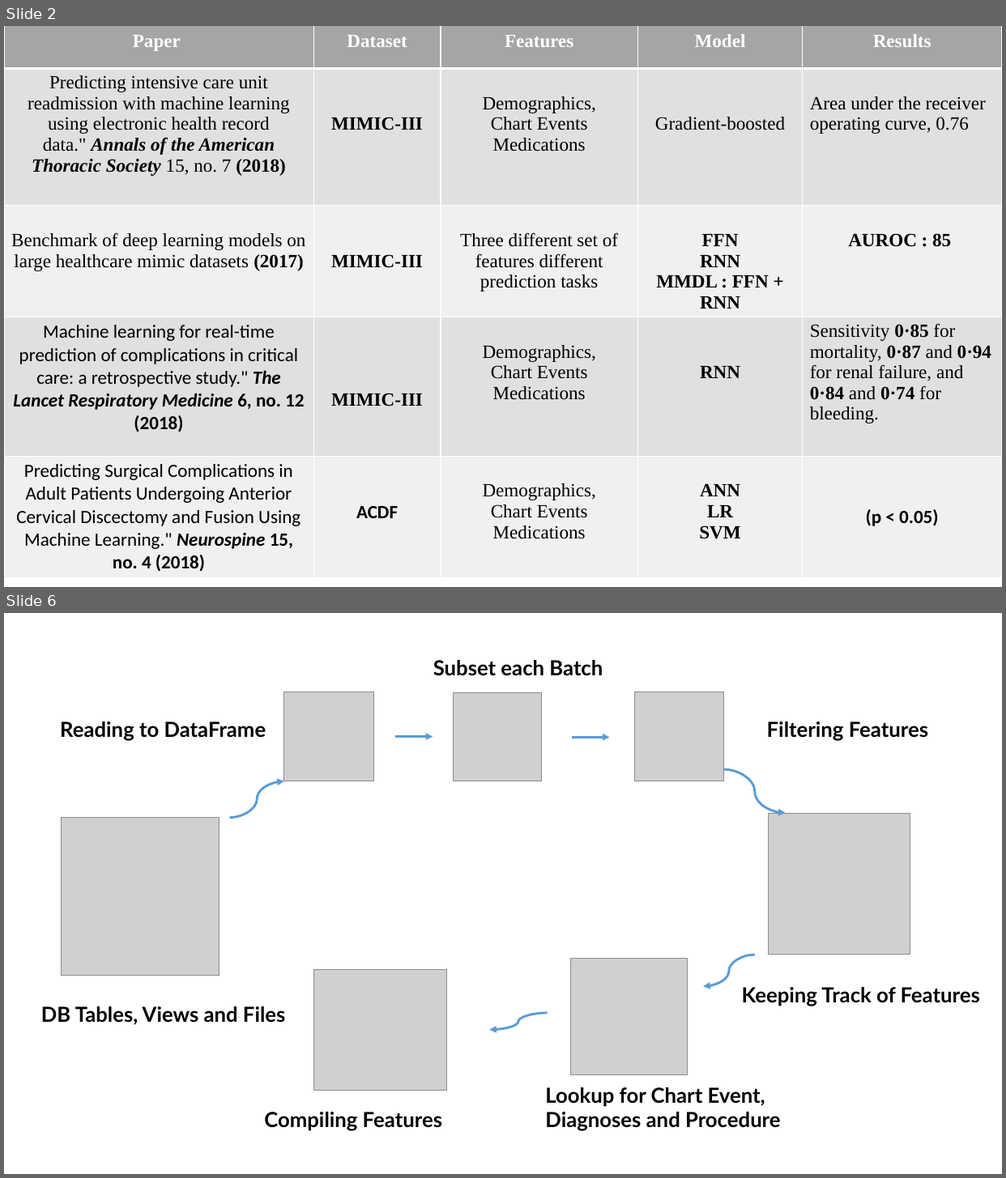
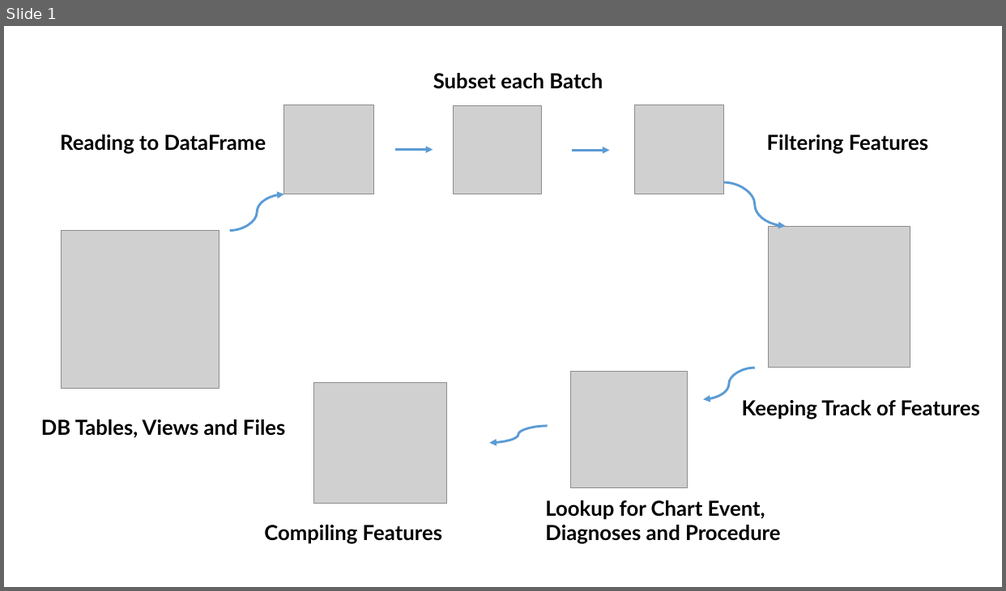
Before and after one commit to fmqbl/Predicting-Post-Procedural-Complications-Using-MIMICIII, a slide deck: Presentation.pptx. Shown one above the other, each under a label of ours: slides 2 and 6 before the commit, slide 1 after it; the slides between them are not shown. The pictures are 1006x1178 and 1006x591 pixels, drawn with LibreOffice and Linux fonts; fonts in the diff are those of the drawing; grey boxes stand for pictures. Boxes give left, top, right and bottom in pixels: in the first picture for what was removed or moved away, otherwise in the second. Text is boxed around its words. In the diff, an @@ line names an element or a change of style, - is before the commit and + after.

```diff
--- a/Presentation.pptx
+++ b/Presentation.pptx
@@ slide 2 removed at bbox=[4, 26, 1002, 587], background #FFFFFF @@
@@ table removed at bbox=[4, 26, 1002, 584], 5 rows, 5 columns @@
-Paper | Dataset | Features | Model | Results
-Predicting intensive care unit readmission with machine learning using electronic health record data." Annals of the American Thoracic Society 15, no. 7 (2018) | MIMIC-III | Demographics, / Chart Events / Medications | Gradient-boosted | Area under the receiver operating curve, 0.76
-Benchmark of deep learning models on large healthcare mimic datasets (2017) | MIMIC-III | Three different set of features different prediction tasks | FFN / RNN / MMDL : FFN + RNN | AUROC : 85
-Machine learning for real-time prediction of complications in critical care: a retrospective study." The Lancet Respiratory Medicine 6, no. 12 (2018) | MIMIC-III | Demographics, / Chart Events / Medications | RNN | Sensitivity 0·85 for mortality, 0·87 and 0·94 for renal failure, and 0·84 and 0·74 for bleeding.
-Predicting Surgical Complications in Adult Patients Undergoing Anterior Cervical Discectomy and Fusion Using Machine Learning." Neurospine 15, no. 4 (2018) | ACDF | Demographics, / Chart Events / Medications | ANN / LR / SVM | (p < 0.05)
@@ what was slide 6 is now slide 1 @@
```
Also in this commit, not shown: 4 other slides removed, 8 other files.
